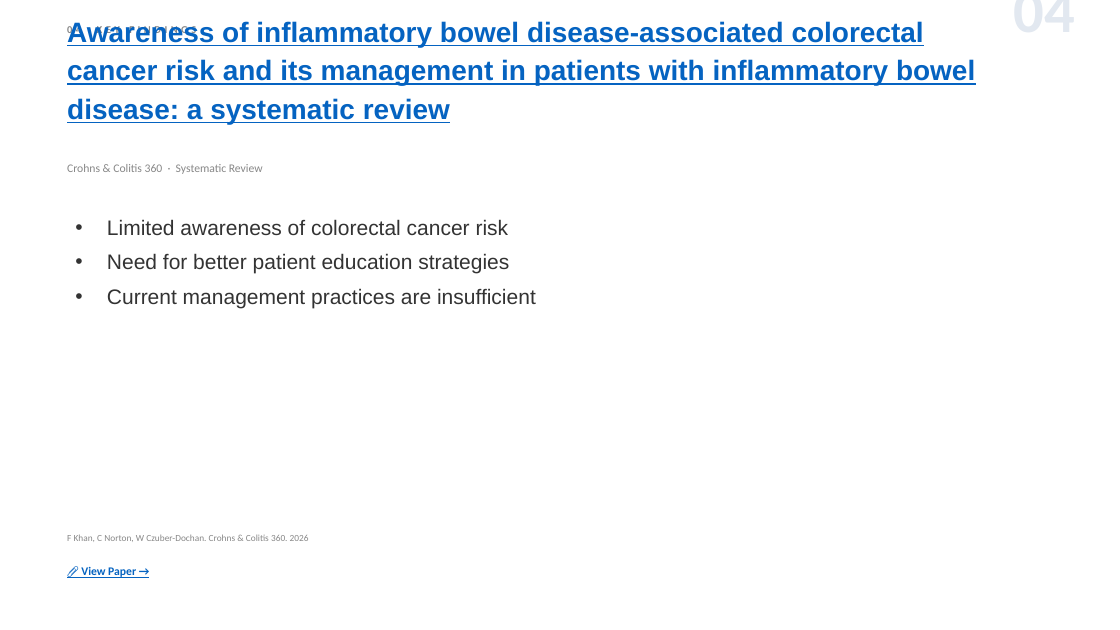
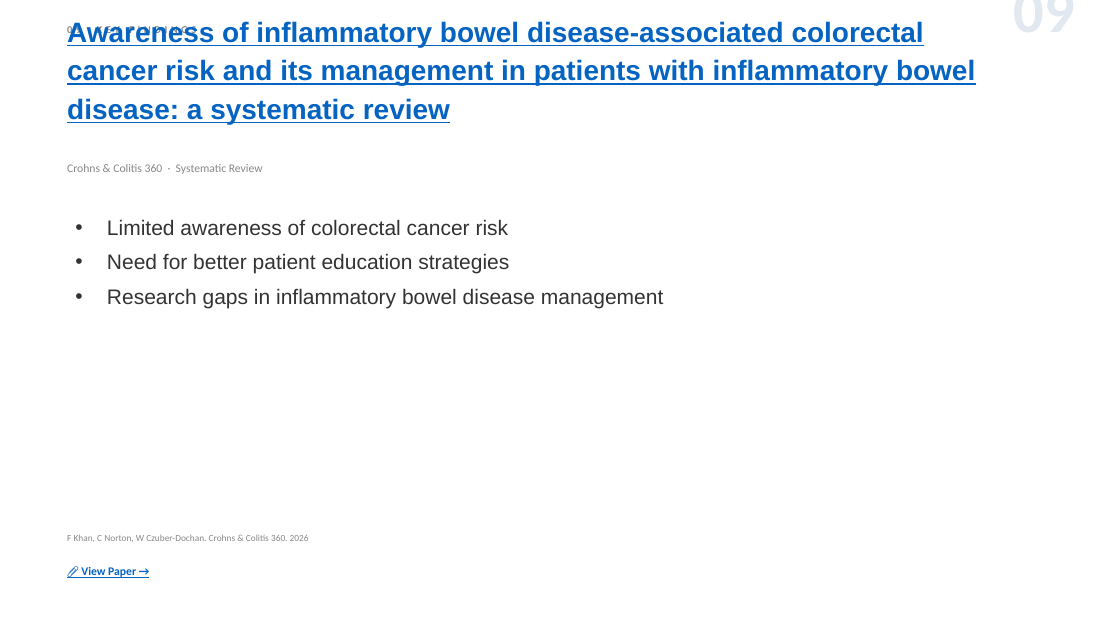
Before and after one commit to jejenhu-maker/colorectal-weekly-digest, a slide deck: slide 11 of docs/digest-en.pptx (slide 6 before the commit). Drawn at 1120x630 pixels with LibreOffice and Linux fonts; fonts in the diff are those of the drawing. Boxes give left, top, right and bottom in pixels: in the first picture for what was removed or moved away, otherwise in the second. Text is boxed around its words. In the diff, an @@ line names an element or a change of style, - is before the commit and + after.

```diff
--- a/docs/digest-en.pptx
+++ b/docs/digest-en.pptx
@@ text at (67, 25, 196, 37): text changed @@
-04 KEY FINDINGS
+09 KEY FINDINGS
@@ text at (840, 8, 1075, 8): text changed @@
-04
+09
@@ text at (107, 288, 664, 308): text changed @@
-• Current management practices are insufficient
+• Research gaps in inflammatory bowel disease management
```
Also in this commit, not shown: 10 other slides changed, 3 slides added, 3 slides removed, 2 other files.
